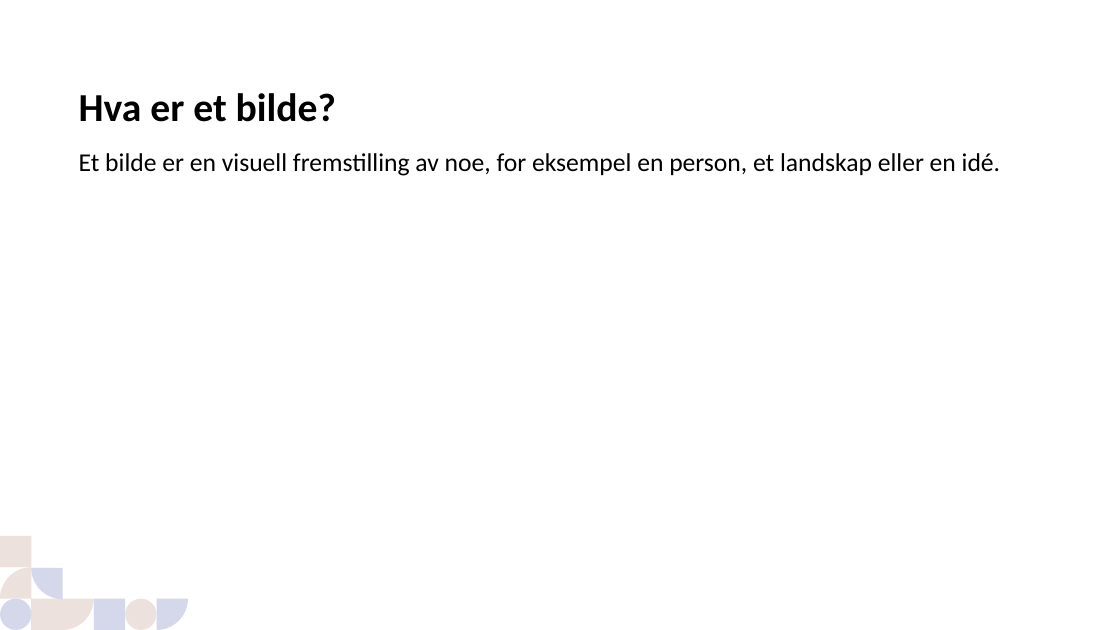
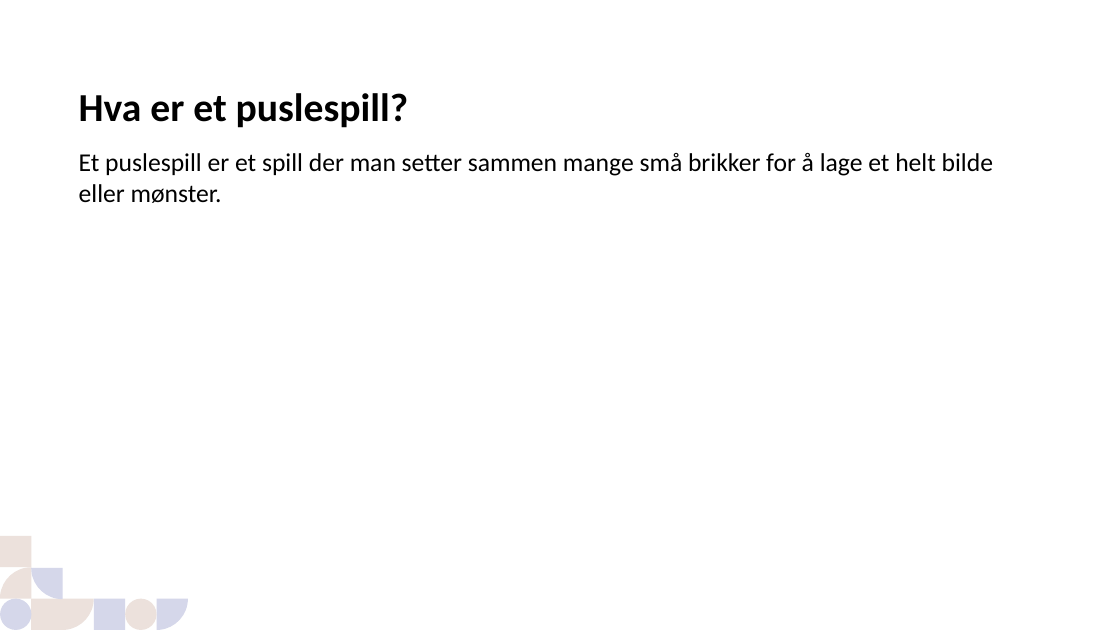
Before and after one commit to telemarkfylke/hugin-beta, a slide deck: slide 2 of content/dist/presentation.pptx. Drawn at 1120x630 pixels with LibreOffice and Linux fonts; fonts in the diff are those of the drawing; background and template pictures are left out. Boxes give left, top, right and bottom in pixels: in the first picture for what was removed or moved away, otherwise in the second. Text is boxed around its words. In the diff, an @@ line names an element or a change of style, - is before the commit and + after.

```diff
--- a/content/dist/presentation.pptx
+++ b/content/dist/presentation.pptx
@@ title at (79,93,408,128): text changed @@
-Hva er et bilde?
+Hva er et puslespill?
@@ text at (79,153,993,203): text changed @@
-Et bilde er en visuell fremstilling av noe, for eksempel en person, et landskap eller en idé.
+Et puslespill er et spill der man setter sammen mange små brikker for å lage et helt bilde eller mønster.
```
Also in this commit, not shown: 7 slides added, 5 slides removed, 3 other files.
